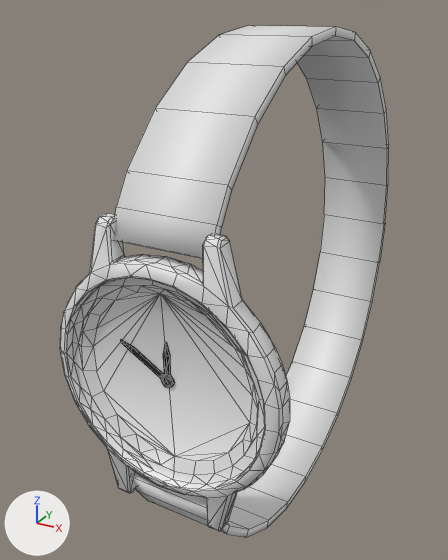
The FBX model Assets/FBX_TheClue_Use/ThemeSecond/theme02_watch_01.fbx, before and after one commit.
Before and after are seen from a 50 mm lens placed at (0.1595, -0.3788, 0.1777), pointed at (-0.0372, -0.0211, -0.0012). The lights are fixed; the arrows at lower left show +X, +Y and +Z. Mesh edges are drawn as thin lines. Where no turn or scale is listed for an object, it has been applied to the vertices.

The first picture shows 'watch'.
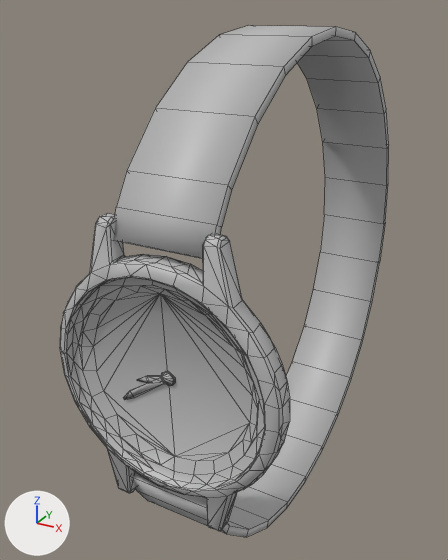
Boxes (x1, y1, x2, y2) around the edits, measured in the pictures (448 x 560 px; the box of a moved part takes in the faces that stretch with it):
part 1 of me_circle_002, moved or reshaped: before (121, 340, 174, 387); after (123, 371, 175, 400)
part 2 of me_circle_002, recoloured (white to grey): (113, 25, 389, 537) in both
part 3 of me_circle_002, recoloured: (93, 292, 252, 461) in both
part 4 of me_circle_002, recoloured: (60, 213, 290, 531) in both

The edits, one by one:
Material 'lambert10' (mat_lambert10) is new.
Its base color is (0.5, 0.5, 0.5) (grey #bcbcbc).
me_circle_002 has 486 vertices, 702 faces and spans x -0.068..0.068, y -0.16..0.16, z -0.167..0.167.
me_circle_002 is used by ob_watch; location (0.0, 0.0, 0.0).
me_circle_002 no longer uses material mat_needle (black #000000).
Part 1, on me_circle_002:
28 vertices are removed from x -0.029..0.004, y -0.151..-0.15, z -0.005..0.021.
54 faces are deleted.
5 vertices move from x -0.004..0.002, y -0.15, z -0.004..0.003 to x -0.014..-0.002, y -0.15, z -0.003..0.003.
28 vertices are added at x -0.03..0.005, y -0.151..-0.15, z -0.022..0.005.
54 new faces join them.
me_circle_002 part 2: 106 faces spanning x -0.027..0.029, y -0.154..0.16, z -0.167..0.167 switch from mat_fabric_leather_02_4k_001 (white #e7e7e7) to mat_lambert10 (grey #bcbcbc).
me_circle_002 part 3: 21 faces spanning x -0.049..0.049, y -0.15, z -0.05..0.048 switch from mat_watchmain (white #f4f4f4) to mat_lambert10 (grey #bcbcbc).
me_circle_002 part 4: 520 faces spanning x -0.068..0.068, y -0.16..-0.145, z -0.086..0.085 switch from mat_metalsubstance004 (white #e7e7e7) to mat_lambert10 (grey #bcbcbc).
